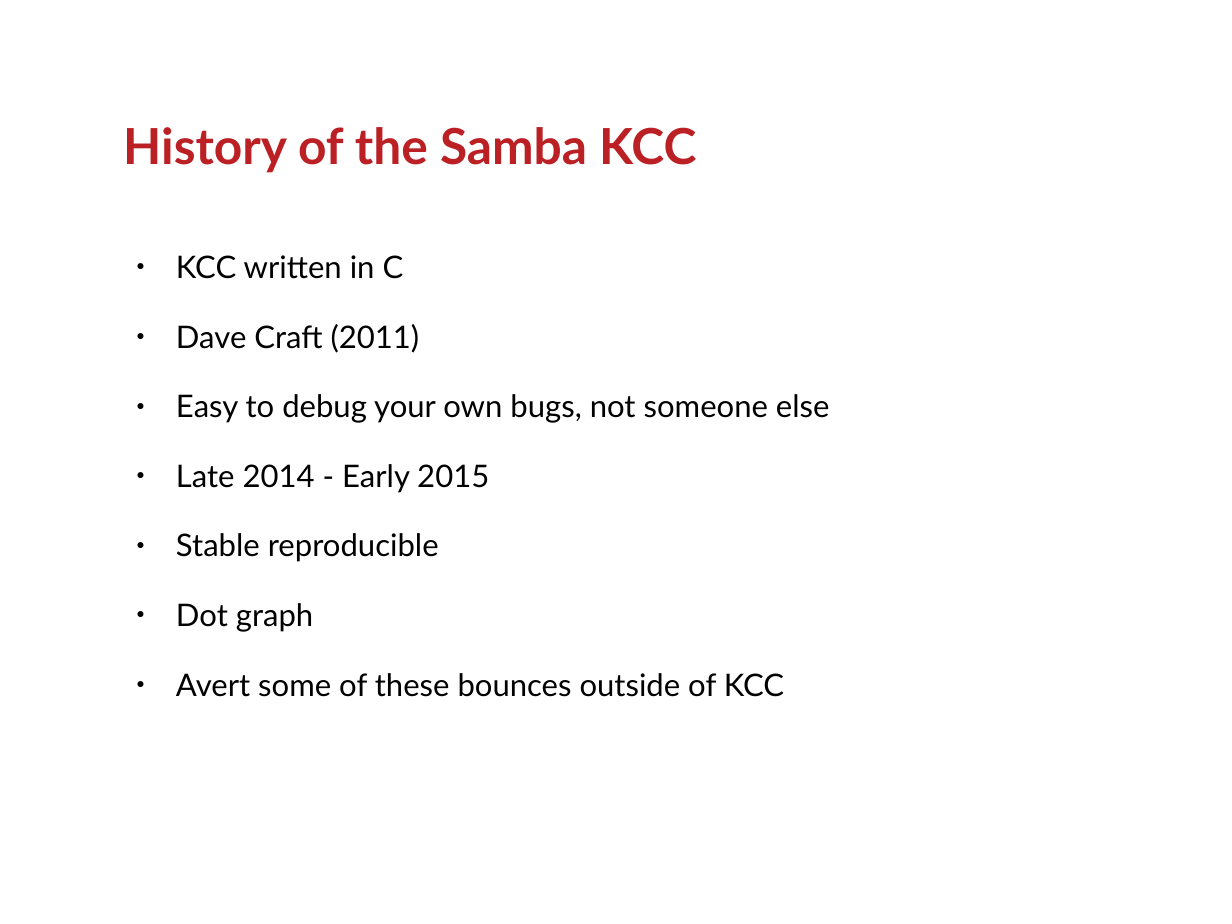
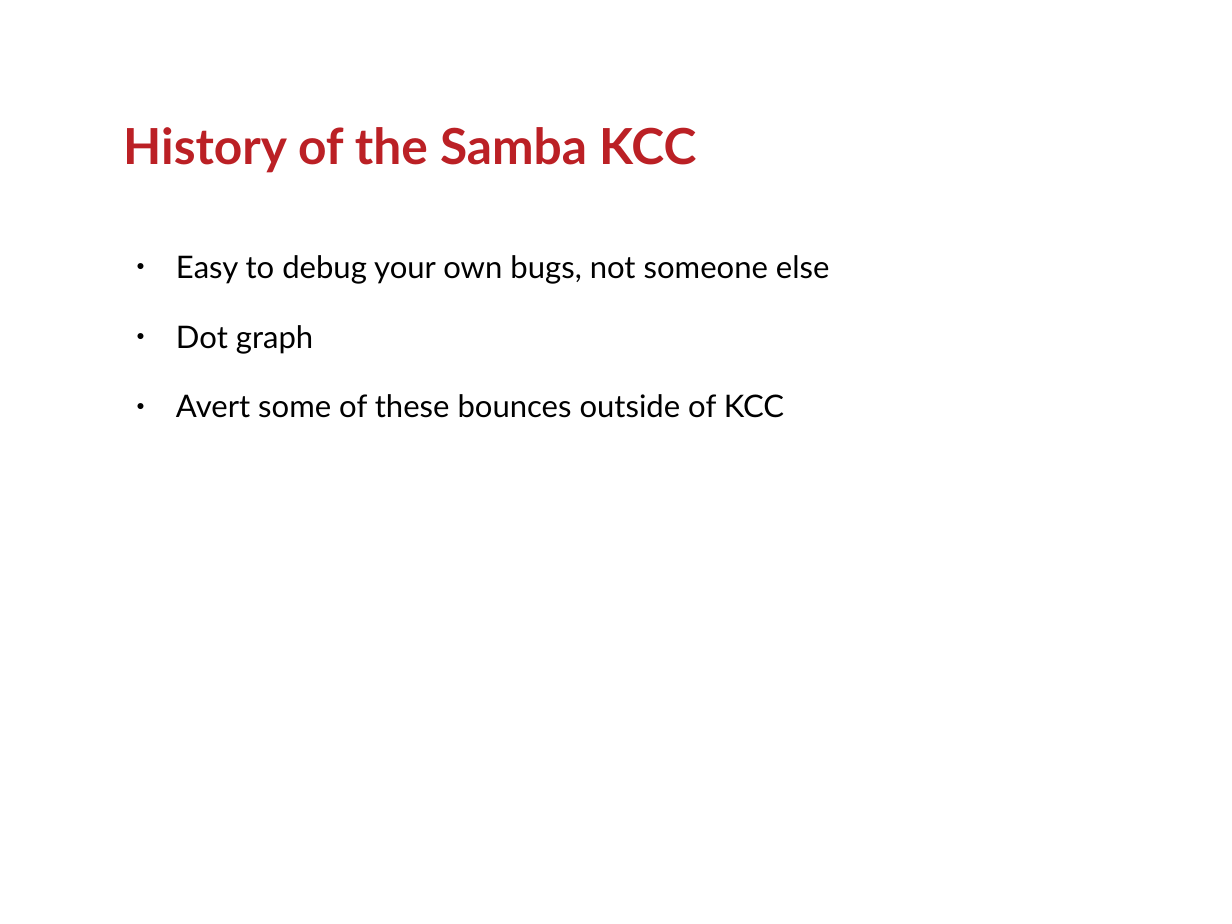
Before and after one commit to GSam/Slides, a slide deck: slide 2 of Samba KCC.odp. Drawn at 1232x924 pixels with LibreOffice and Linux fonts; fonts in the diff are those of the drawing; background and template pictures are left out. Boxes give left, top, right and bottom in pixels: in the first picture for what was removed or moved away, otherwise in the second. Text is boxed around its words. In the diff, an @@ line names an element or a change of style, - is before the commit and + after.

```diff
--- a/Samba KCC.odp
+++ b/Samba KCC.odp
@@ text at box(176, 255, 420, 353): paragraphs removed @@
-● KCC written in C
-● Dave Craft (2011)
@@ text at box(176, 464, 489, 562): paragraphs removed @@
-● Late 2014 - Early 2015
-● Stable reproducible
```
Also in this commit, not shown: 5 other slides changed, 5 slides added.
